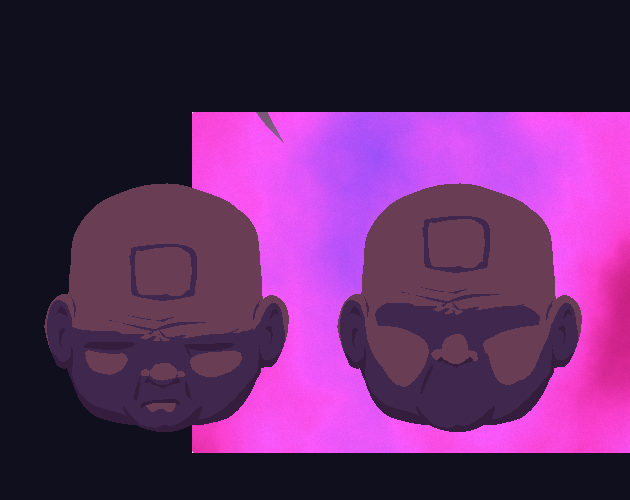
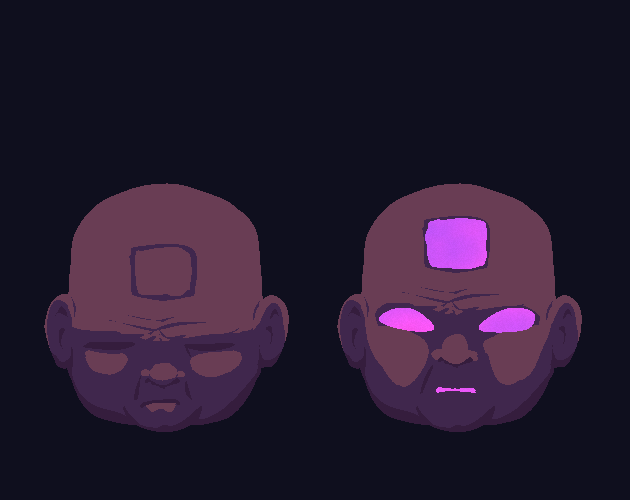
Revision of a layered 630x500 image; what changed, layer by layer:
moved "Paint Layer 5 (pasted)" above "Group 4", painted on it, masked it over box(192, 112, 630, 453)
